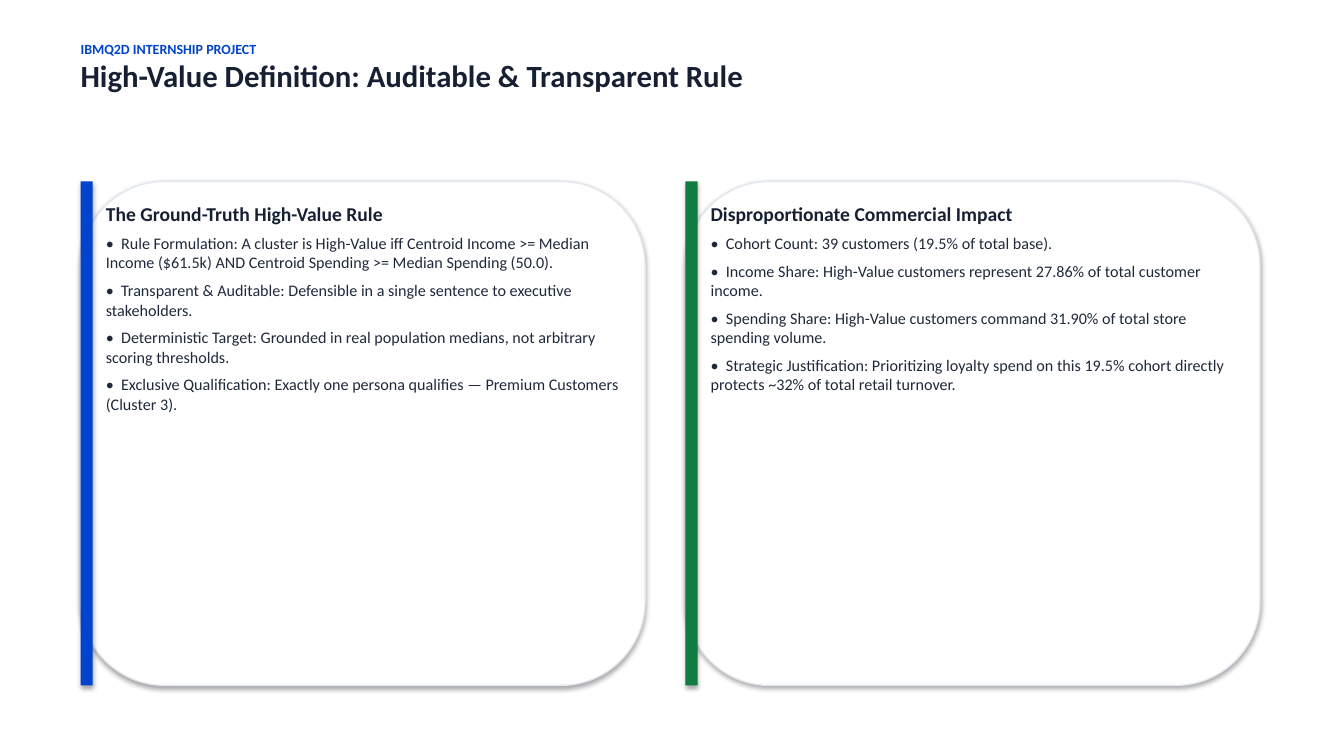
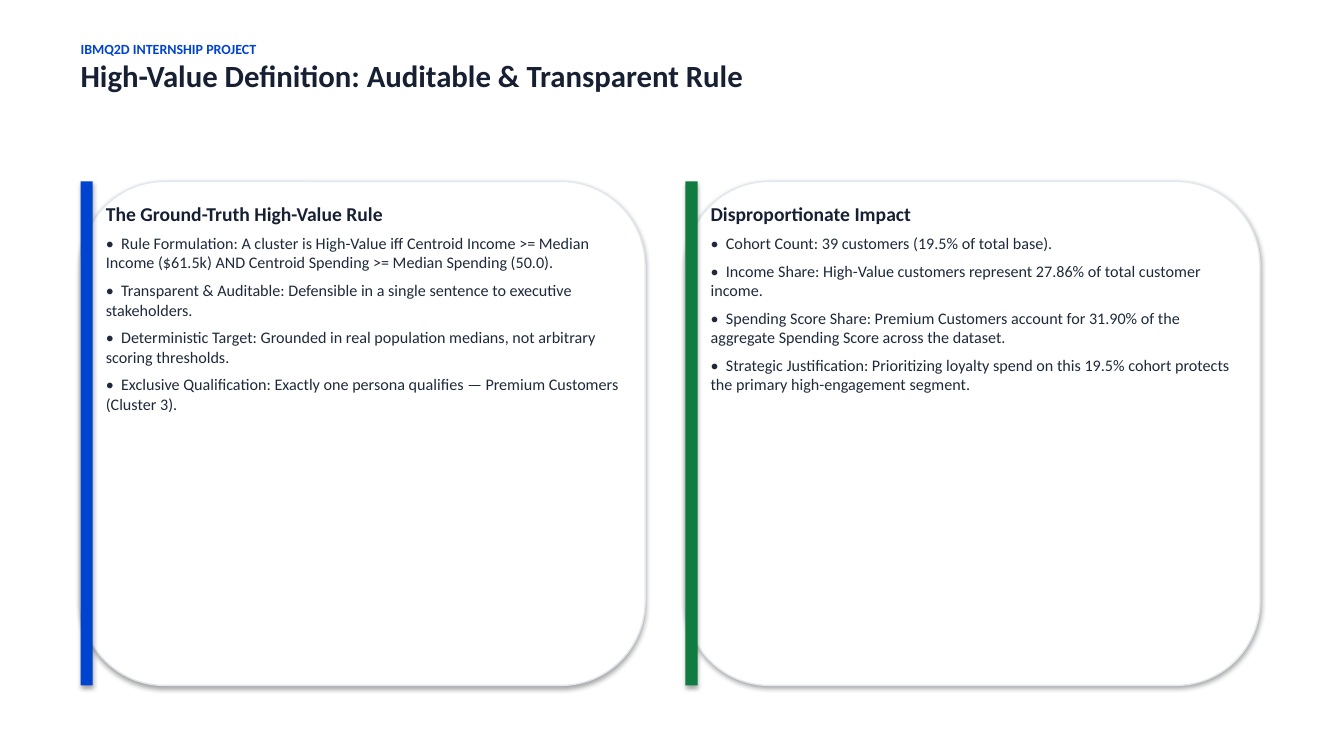
Before and after one commit to karthikeyangullipalli/IBM_Q2D_MultiSegmentCustomerRetailAnalysis, a slide deck: slide 9 of docs/presentation.pptx. Drawn at 1344x756 pixels with LibreOffice and Linux fonts; fonts in the diff are those of the drawing. Boxes give left, top, right and bottom in pixels: in the first picture for what was removed or moved away, otherwise in the second. Text is boxed around its words. In the diff, an @@ line names an element or a change of style, - is before the commit and + after.

```diff
--- a/docs/presentation.pptx
+++ b/docs/presentation.pptx
@@ text at [711,207,911,224]: text changed @@
-Disproportionate Commercial Impact
+Disproportionate Impact
@@ text at [711,313,1229,393]: text changed @@
-• Spending Share: High-Value customers command 31.90% of total store spending volume.
-• Strategic Justification: Prioritizing loyalty spend on this 19.5% cohort directly protects ~32% of total retail turnover.
+• Spending Score Share: Premium Customers account for 31.90% of the aggregate Spending Score across the dataset.
+• Strategic Justification: Prioritizing loyalty spend on this 19.5% cohort protects the primary high-engagement segment.
```
Also in this commit, not shown: 9 other slides changed, 12 other files.
